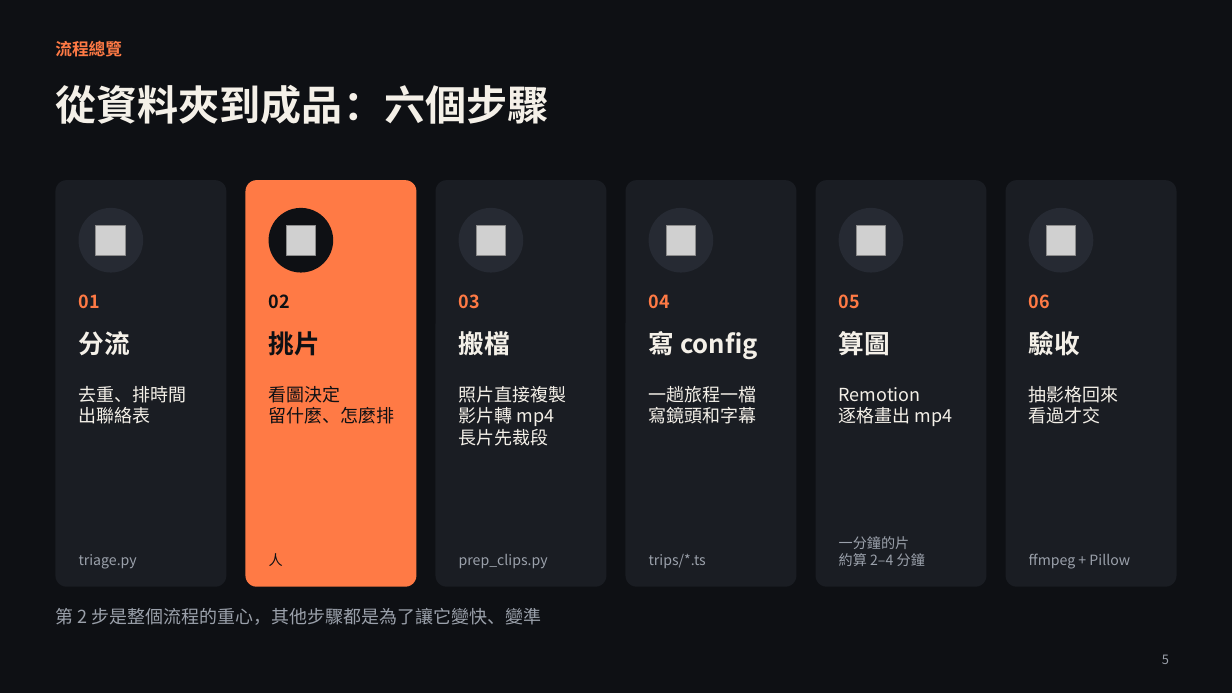
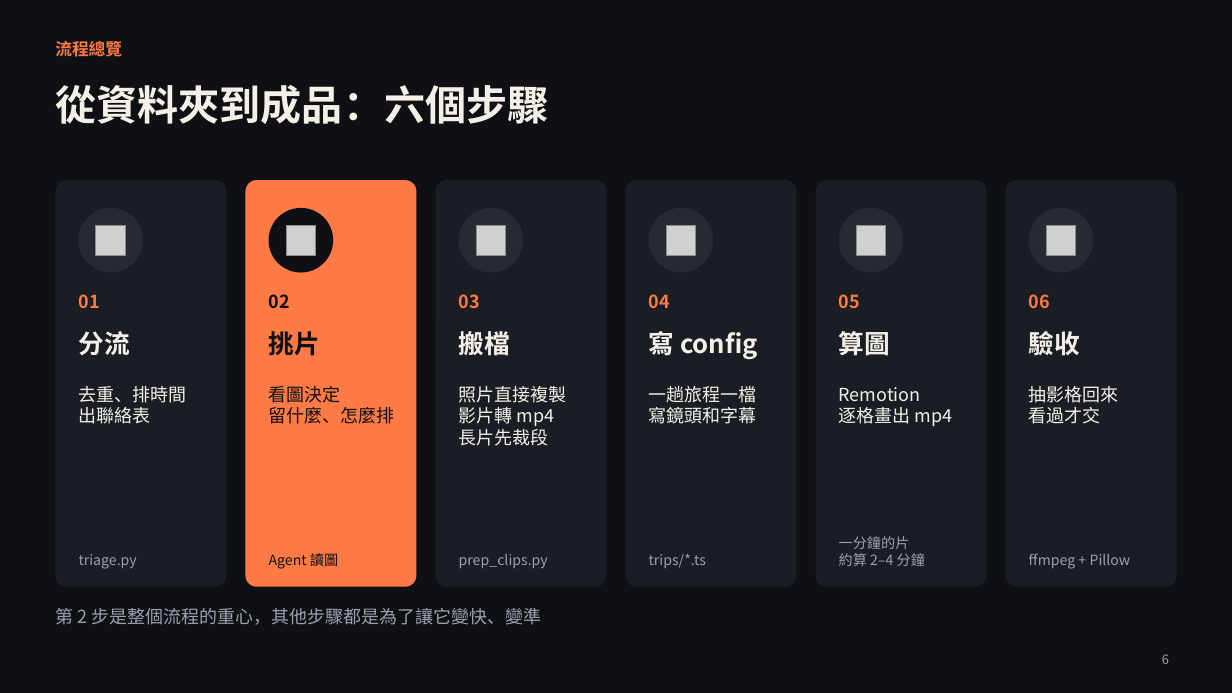
Before and after one commit to dwhao84/beat-reel, a slide deck: slide 6 of docs/slides/短影音製作分享.pptx (slide 5 before the commit). Drawn at 1232x693 pixels with LibreOffice and Linux fonts; fonts in the diff are those of the drawing; grey boxes stand for pictures. Boxes give left, top, right and bottom in pixels: in the first picture for what was removed or moved away, otherwise in the second. Text is boxed around its words. In the diff, an @@ line names an element or a change of style, - is before the commit and + after.

```diff
--- a/docs/slides/短影音製作分享.pptx
+++ b/docs/slides/短影音製作分享.pptx
@@ text at <box>269,551,338,569</box>: text changed @@
-人
+Agent 讀圖
@@ page number at <box>1162,654,1169,664</box>: text changed @@
-5
+6
```
Also in this commit, not shown: 7 other slides changed, 3 slides added.
